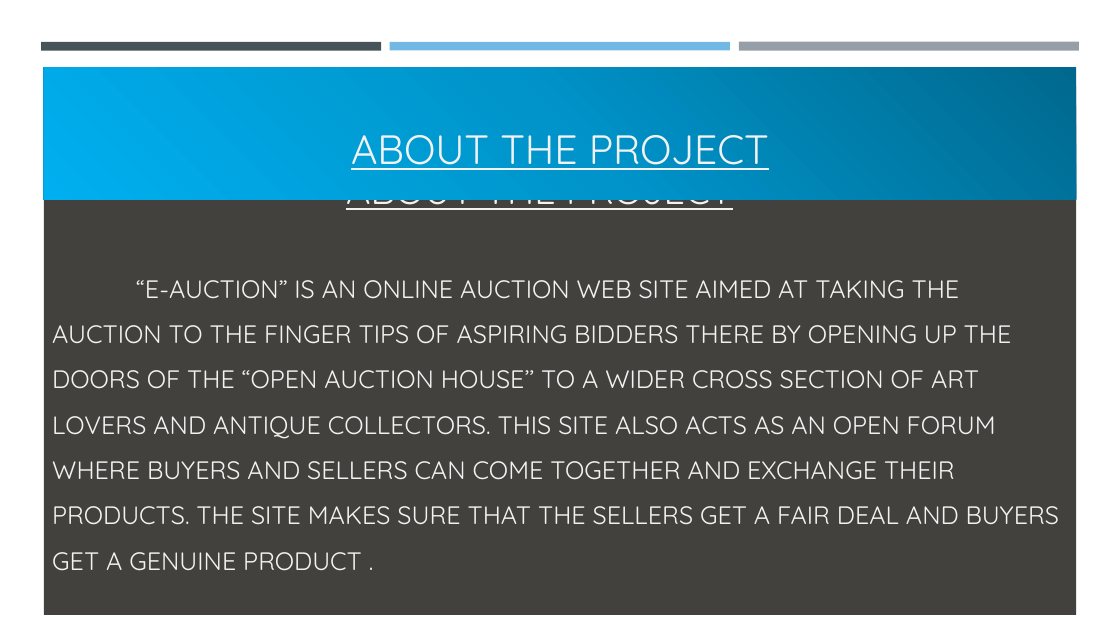
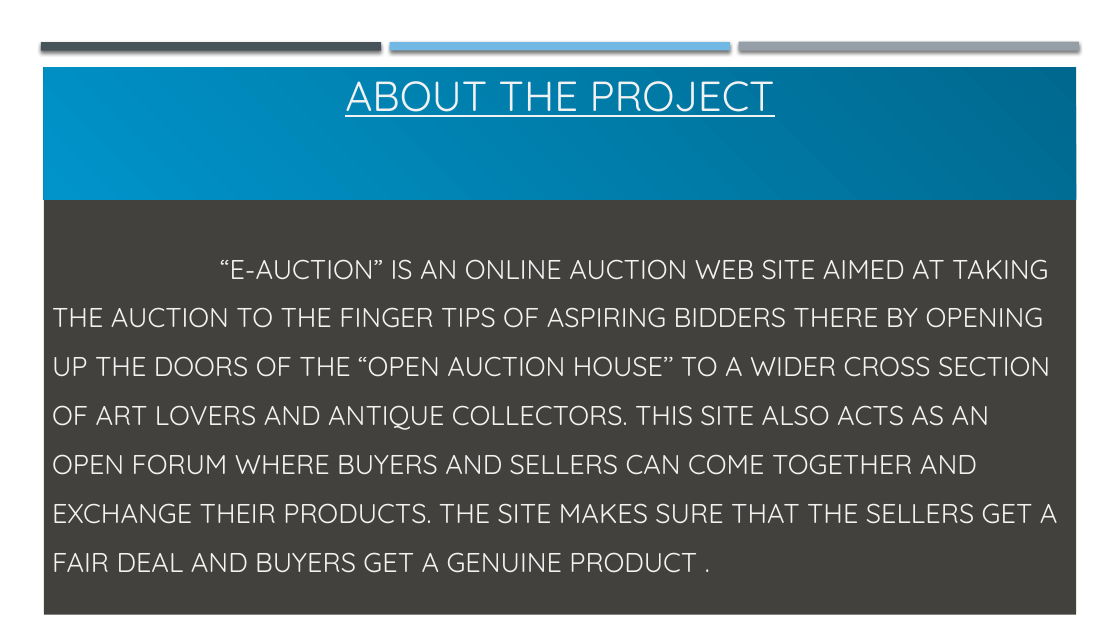
Before and after one commit to AtharvaCM/django-auction, a slide deck: slide 2 of Online auction system.pptx. Drawn at 1120x630 pixels with LibreOffice and Linux fonts; fonts in the diff are those of the drawing. Boxes give left, top, right and bottom in pixels: in the first picture for what was removed or moved away, otherwise in the second. Text is boxed around its words. In the diff, an @@ line names an element or a change of style, - is before the commit and + after.

```diff
--- a/Online auction system.pptx
+++ b/Online auction system.pptx
@@ shadow on in 3 elements at (41, 42, 381, 50), (739, 42, 1079, 51), (390, 42, 730, 50) @@
@@ rectangle "ABOUT THE PROJECT" at (44, 67, 1076, 200): size 35.1 to 36 pt; fill gradient #00688E to #0094CA to #00B0F0 to gradient #00688E to #0094CA @@
@@ rectangle "“E-AUCTION” IS AN ONLINE AUCTION ..." at (44, 67, 1076, 615): title to rectangle @@
@@ text in rectangle at (52, 259, 1058, 573): text changed; size 21.6 to 23.3 pt @@
-ABOUT THE PROJECT
-“E-AUCTION” IS AN ONLINE AUCTION WEB SITE AIMED AT TAKING THE AUCTION TO THE FINGER TIPS OF ASPIRING BIDDERS THERE BY OPENING UP THE DOORS OF THE “OPEN AUCTION HOUSE’’ TO A WIDER CROSS SECTION OF ART LOVERS AND ANTIQUE COLLECTORS. THIS SITE ALSO ACTS AS AN OPEN FORUM WHERE BUYERS AND SELLERS CAN COME TOGETHER AND EXCHANGE THEIR PRODUCTS. THE SITE MAKES SURE THAT THE SELLERS GET A FAIR DEAL AND BUYERS GET A GENUINE PRODUCT .
+“E-AUCTION” IS AN ONLINE AUCTION WEB SITE AIMED AT TAKING THE AUCTION TO THE FINGER TIPS OF ASPIRING BIDDERS THERE BY OPENING UP THE DOORS OF THE “OPEN AUCTION HOUSE’’ TO A WIDER CROSS SECTION OF ART LOVERS AND ANTIQUE COLLECTORS. THIS SITE ALSO ACTS AS AN OPEN FORUM WHERE BUYERS AND SELLERS CAN COME TOGETHER AND EXCHANGE THEIR PRODUCTS. THE SITE MAKES SURE THAT THE SELLERS GET A FAIR DEAL AND BUYERS GET A GENUINE PRODUCT .
```
Also in this commit, not shown: 7 other slides changed, 13 other files.
